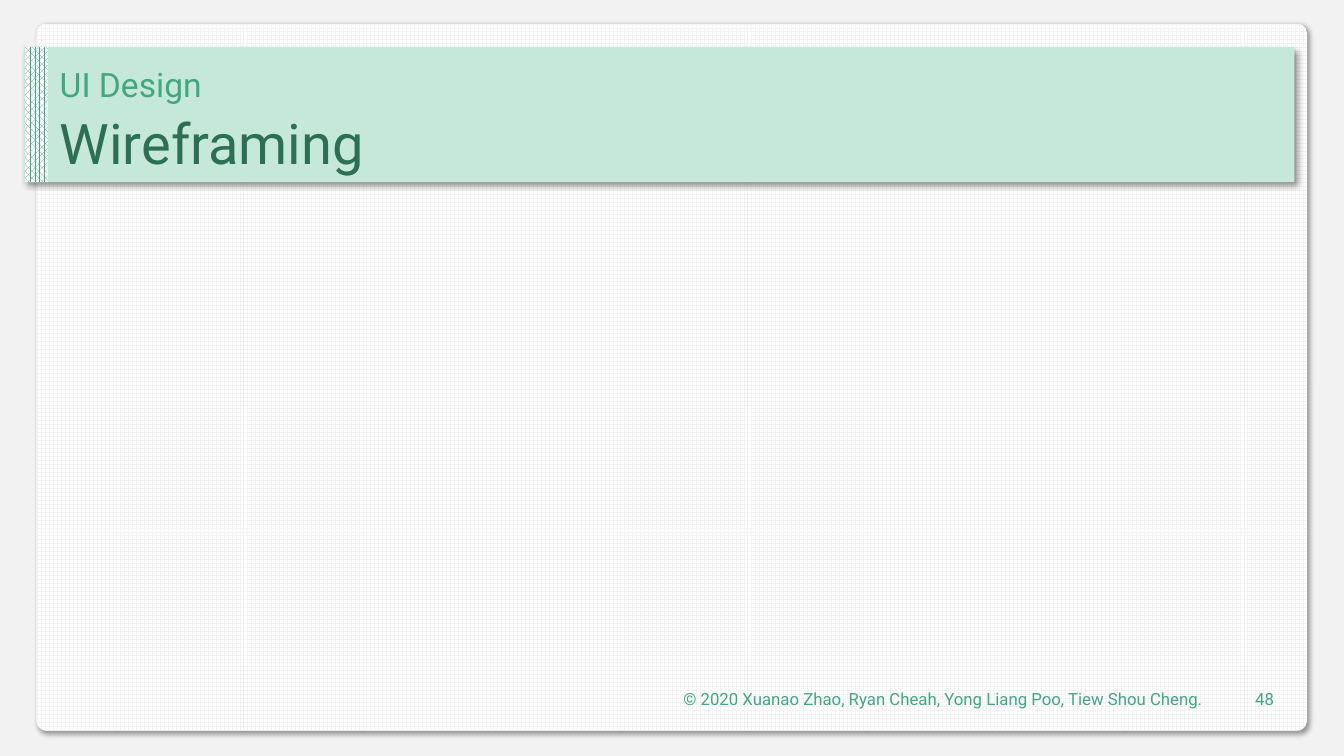
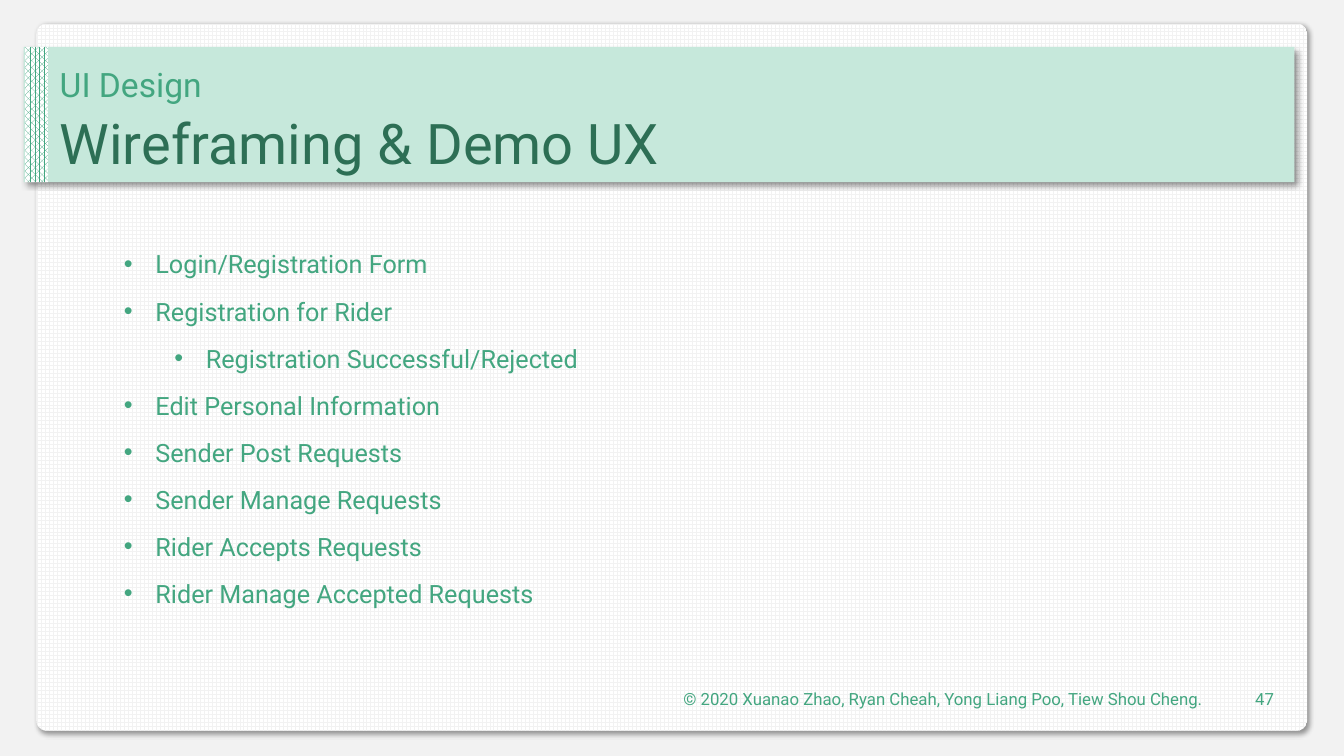
Before and after one commit to DIT202003G1/SAD-Assignment, a slide deck: slide 47 of Presentaion.pptx (slide 48 before the commit). Drawn at 1344x756 pixels with LibreOffice and Linux fonts; fonts in the diff are those of the drawing. Boxes give left, top, right and bottom in pixels: in the first picture for what was removed or moved away, otherwise in the second. Text is boxed around its words. In the diff, an @@ line names an element or a change of style, - is before the commit and + after.

Commit message:
add ui demo not done yet

```diff
--- a/Presentaion.pptx
+++ b/Presentaion.pptx
@@ text at (x1=60, y1=121, x2=658, y2=176): text changed @@
-Wireframing
+Wireframing & Demo UX
@@ text added at (x1=155, y1=255, x2=578, y2=608), 18 pt, text #43A680 @@
+• Login/Registration Form
+• Registration for Rider
+  • Registration Successful/Rejected
+• Edit Personal Information
+• Sender Post Requests
+• Sender Manage Requests
+• Rider Accepts Requests
+• Rider Manage Accepted Requests
@@ page number at (x1=1255, y1=693, x2=1274, y2=705): text changed @@
-48
+47
```
Also in this commit, not shown: 36 other slides changed, 19 slides added, 1 slide removed.
